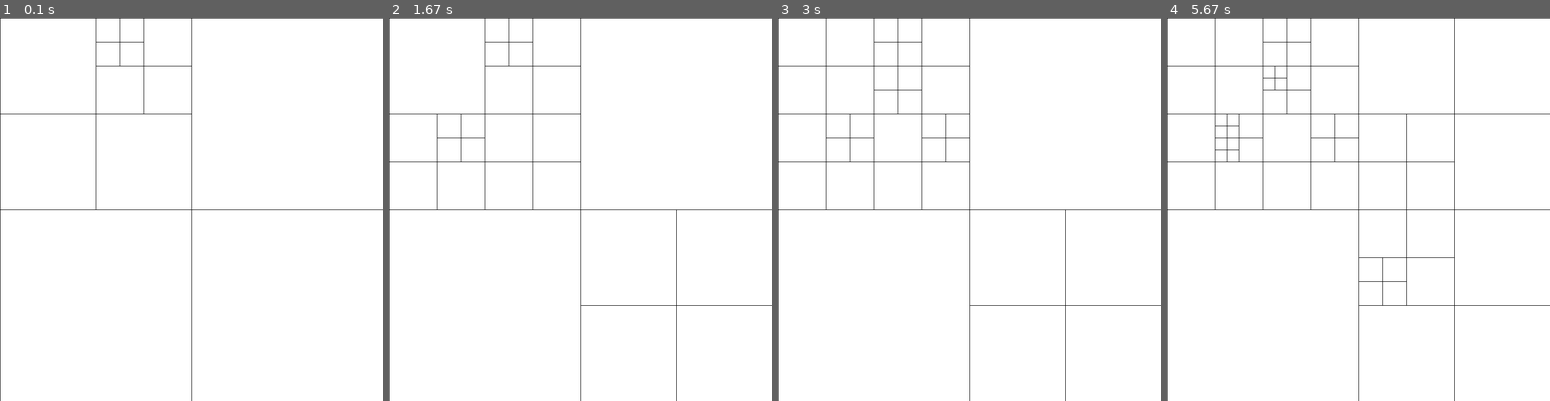
Above: before the commit, frames 1-4 (left to right).
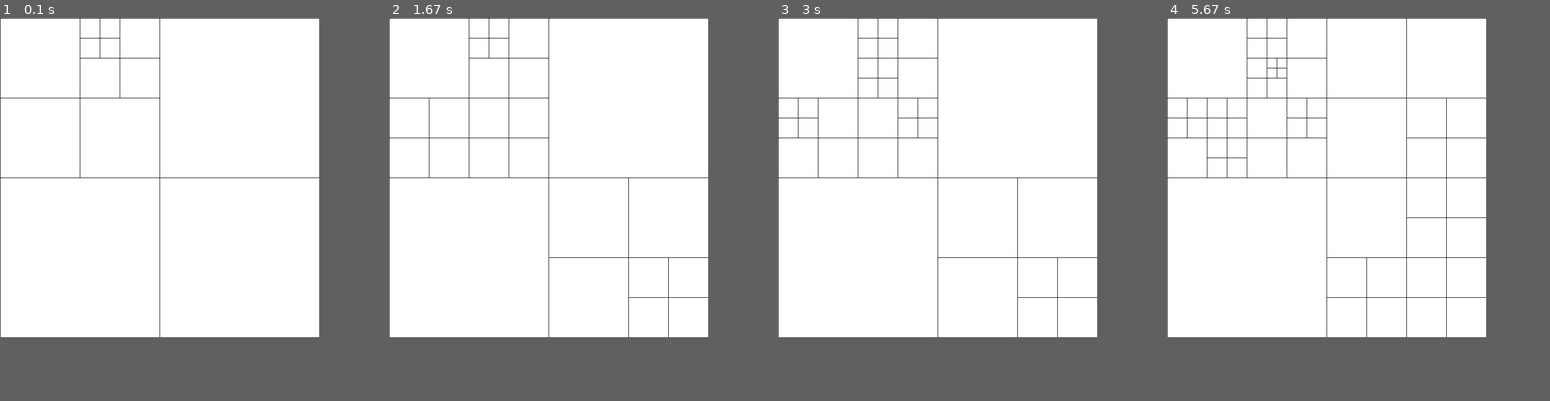
Above: after the commit, the same moments.

Repository: dannystaple/PythonSubdivision
Game: pygame game, started from pygame_subdiv.py
The game is run twice, just before and just after one commit, with the same random seed, the same clock (stepped at 60 frames per second) and the same inputs. The source is Python 2; it was converted automatically to run under Python 3.
Inputs (mouse positions are in pixels of both pictures, inside the frame that each line leads up to):
- Up to frame 1 (0.1 s): no input
- Up to frame 2 (1.67 s): click (549, 178) at 0.43 s; click (450, 129) at 0.8 s; click (664, 289) at 1.2 s; click (473, 113) at 1.6 s
- Up to frame 3 (3 s): move the mouse to (927, 125) at 1.87 s; click (927, 125) at 2 s; move the mouse to (885, 71) at 2.27 s; click (885, 71) at 2.4 s; click (816, 106) at 2.8 s
- Up to frame 4 (5.67 s): click (1224, 136) at 3.2 s; click (1396, 98) at 3.6 s; move the mouse to (1232, 159) at 3.87 s; click (1232, 159) at 4 s; move the mouse to (1412, 213) at 4.27 s; click (1412, 213) at 4.4 s; click (1278, 75) at 4.8 s; click (1438, 175) at 5.2 s; click (1385, 286) at 5.6 s
In our replay, the window is 768x768 before the commit and 640x640 after it. These sizes can differ from the game's own. Grey fills any space a smaller window leaves; there, only what the larger window draws over its background counts as a difference.

The runs differ from the first frame. In frame 1, 0.9% of the frame differs, in the area x 0-100%, y 0-100%; in frame 2, 1.4%; in frame 3, 1.6%; in frame 4, 2.0%.

Commit message:
Add tool that uses pil to generate subdiv tree from an image file.

Diff:
--- /dev/null
+++ b/make_subdiv_from_image.py
@@ -0,0 +1,50 @@
+"""
+What this whole experiment was working up to.
+The intent:
+Given an image, and a threshold of intensity,
+continue subdividing while regions contain more than one intensity.
+"""
+import json
+import sys
+from PIL import Image
+
+
+def convert_region(region, threshold):
+    """Given a pil image region,
+    if it can be subdivided, and the intensity extrema > threshold,
+        then convert the subdivisions
+    or return an empty region"""
+    width, height = region.size
+    if width > 1 and height > 1:
+        a, b = region.getextrema()
+        print repr(a), repr(b)
+        if abs(a - b) > threshold:
+            #subdivide and convert each - using region.crop
+            hwidth = width / 2
+            hheight = height / 2
+            return [
+                convert_region(region.crop([0, 0, hwidth, hheight]), threshold),
+                convert_region(region.crop([hwidth, 0, width, hheight]), threshold),
+                convert_region(region.crop([0, hheight, hwidth, height]), threshold),
+                convert_region(region.crop([hwidth, hheight, width, height]), threshold)
+            ]
+    return []
+
+
+def convert_image(image_data, threshold):
+    return convert_region(image_data, threshold)
+
+
+def main():
+    image_filename, subdiv_output_filename = sys.argv[1:]
+    #Greyscale differences of less than 20 will be ignored
+    threshold = 20
+    #Note - we use intensity - so convert to greyscale first.
+    image_data = Image.open(image_filename).convert("L")
+    subdiv_data = convert_image(image_data, threshold)
+    with open(subdiv_output_filename, "w") as fd:
+        json.dump(subdiv_data, fd)
+
+
+if __name__ == "__main__":
+    main()
--- a/pygame_subdiv.py
+++ b/pygame_subdiv.py
@@ -27,7 +27,7 @@
 
     def __init__(self):
         self._reset()
-        self._width, self._height = 768, 768
+        self._width, self._height = 640, 640
         self._tree = test_tree()
         self._file_name = "test.tree"
 
